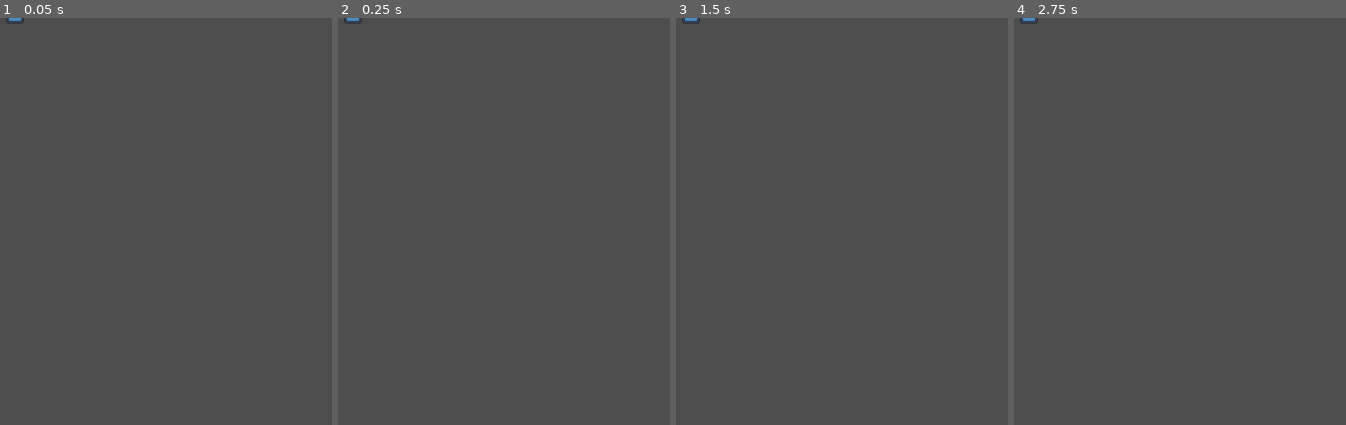
Above: before the commit, frames 1-4 (left to right).
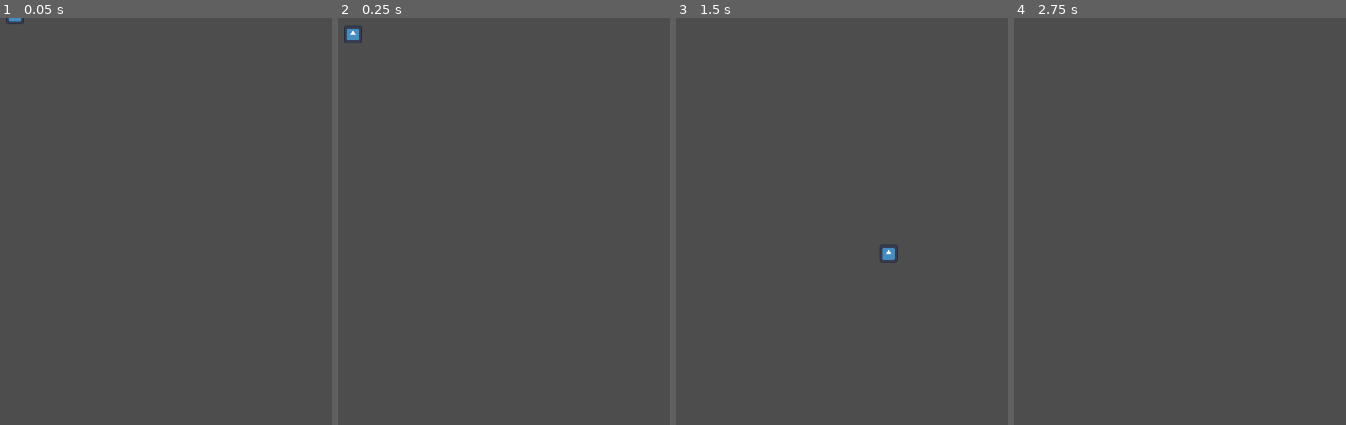
Above: after the commit, the same moments.

Repository: sglasha/DarkAscent
Game: Godot game, scene res://Scenes/game.tscn
Two runs of this game, one before a commit and one after it. Both use one fixed random seed, a clock stepped at 60 frames per second and the inputs below. The engine's default icon, where the game draws it, is replaced by a stand-in: a white triangle on a blue panel in a dark square.
Inputs:
- Up to frame 1 (0.05 s): no input
- Up to frame 2 (0.25 s): no input
- Up to frame 3 (1.5 s): tap Enter (ui_accept) at 0.5, 0.77 s; hold Right (ui_right) from 0.53 s (still down)
- Up to frame 4 (2.75 s): tap Enter (ui_accept) at 1.52 s; release Right (ui_right) at 2.03 s; hold Left (ui_left) from 2.03 s (still down)

The runs differ from the first frame. In frame 1, less than 0.1% of the frame differs, in the area x 1-8%, y 0-2%; in frame 2, 0.2%; in frame 3, 0.2%, in the area x 1-67%, y 0-61%; in frame 4, less than 0.1%.

Commit message:
Fix Dependency Issues

Diff:
--- a/Scenes/player_character.tscn
+++ b/Scenes/player_character.tscn
@@ -1,6 +1,6 @@
 [gd_scene load_steps=4 format=3 uid="uid://bpib6rsqslcrj"]
 
-[ext_resource type="Script" path="res://player_movement.gd" id="1_xnb1g"]
+[ext_resource type="Script" path="res://Scripts/player_movement.gd" id="1_xnb1g"]
 [ext_resource type="Texture2D" uid="uid://dsd7ut75i04n2" path="res://icon.svg" id="2_6vag0"]
 
 [sub_resource type="RectangleShape2D" id="RectangleShape2D_om7x8"]
